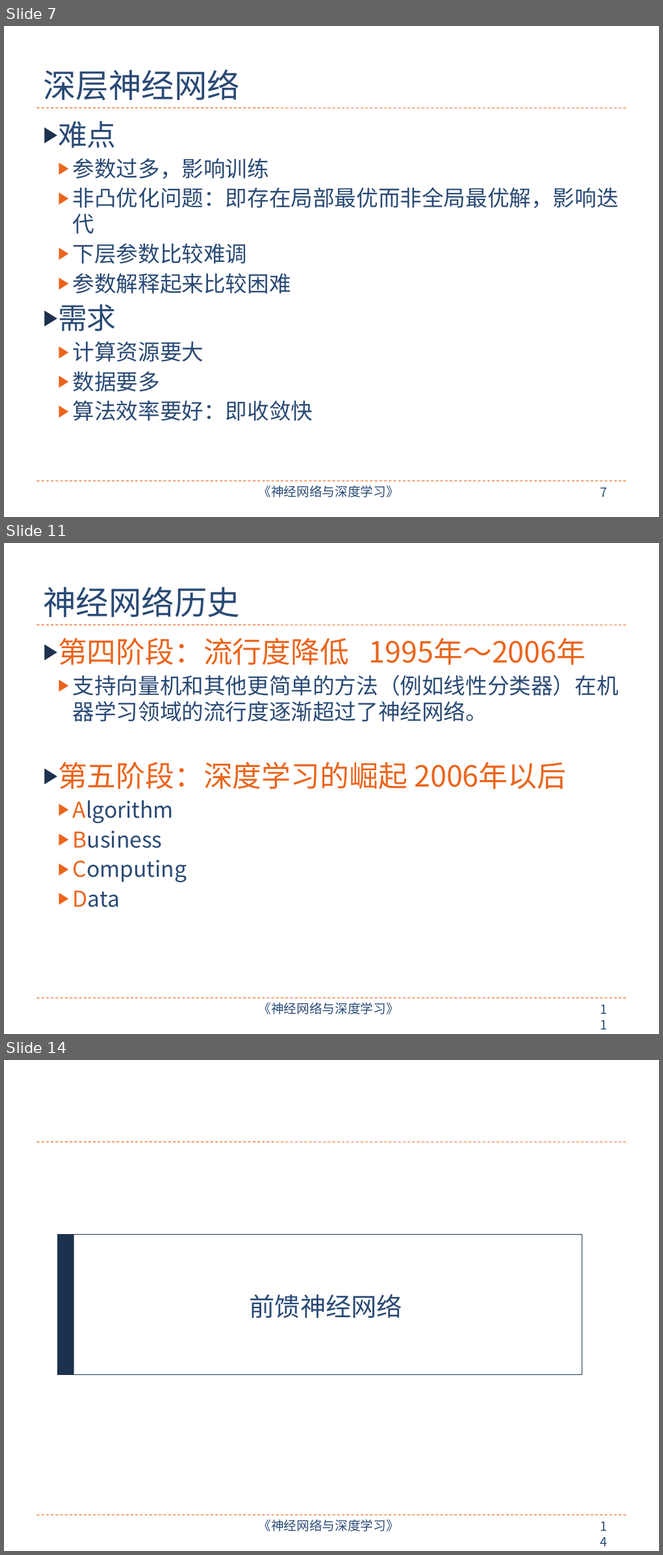
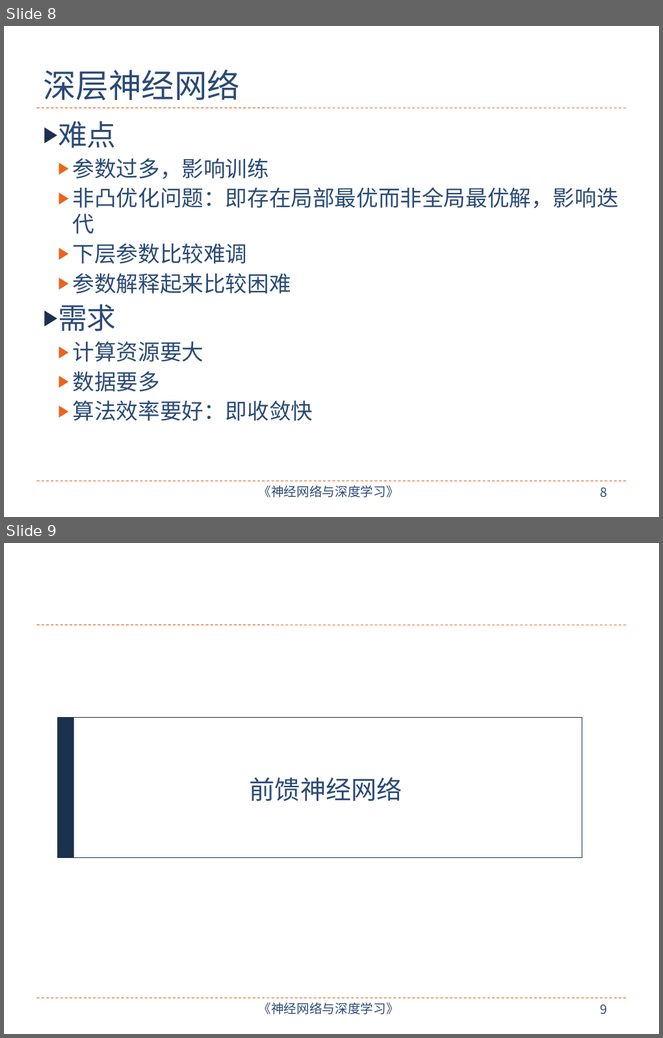
Before and after one commit to nndl/nndl.github.io, a slide deck: ppt/chap-前馈神经网络.pptx. Shown one above the other, each under a label of ours: slides 7, 11 and 14 before the commit, slides 8 and 9 after it; the slides between them are not shown. The pictures are 663x1555 and 663x1038 pixels, drawn with LibreOffice and Linux fonts; fonts in the diff are those of the drawing. Boxes give left, top, right and bottom in pixels: in the first picture for what was removed or moved away, otherwise in the second. Text is boxed around its words. In the diff, an @@ line names an element or a change of style, - is before the commit and + after.

Commit message:
chap-前馈神经网络

```diff
--- a/ppt/chap-前馈神经网络.pptx
+++ b/ppt/chap-前馈神经网络.pptx
@@ slide 11 removed at bbox=[4, 543, 659, 1034], background #FFFFFF; not listed: 4 template elements that a slide beside it also shows @@
@@ title removed at bbox=[43, 587, 239, 617] @@
-神经网络历史
@@ text removed at bbox=[58, 638, 619, 908] @@
-▶ 第四阶段：流行度降低 1995年～2006年
-  ▶ 支持向量机和其他更简单的方法（例如线性分类器）在机器学习领域的流行度逐渐超过了神经网络。
-▶ 第五阶段：深度学习的崛起 2006年以后
-  ▶ Algorithm
-  ▶ Business
-  ▶ Computing
-  ▶ Data
@@ what was slide 7 is now slide 8 @@
@@ page number at bbox=[600, 488, 607, 498]: text changed @@
-7
+8
@@ what was slide 14 is now slide 9 @@
@@ page number at bbox=[600, 1005, 607, 1015]: text changed @@
-14
+9
```
Also in this commit, not shown: 4 slides changed, 7 slides added, 10 other slides removed, 2 other files.
